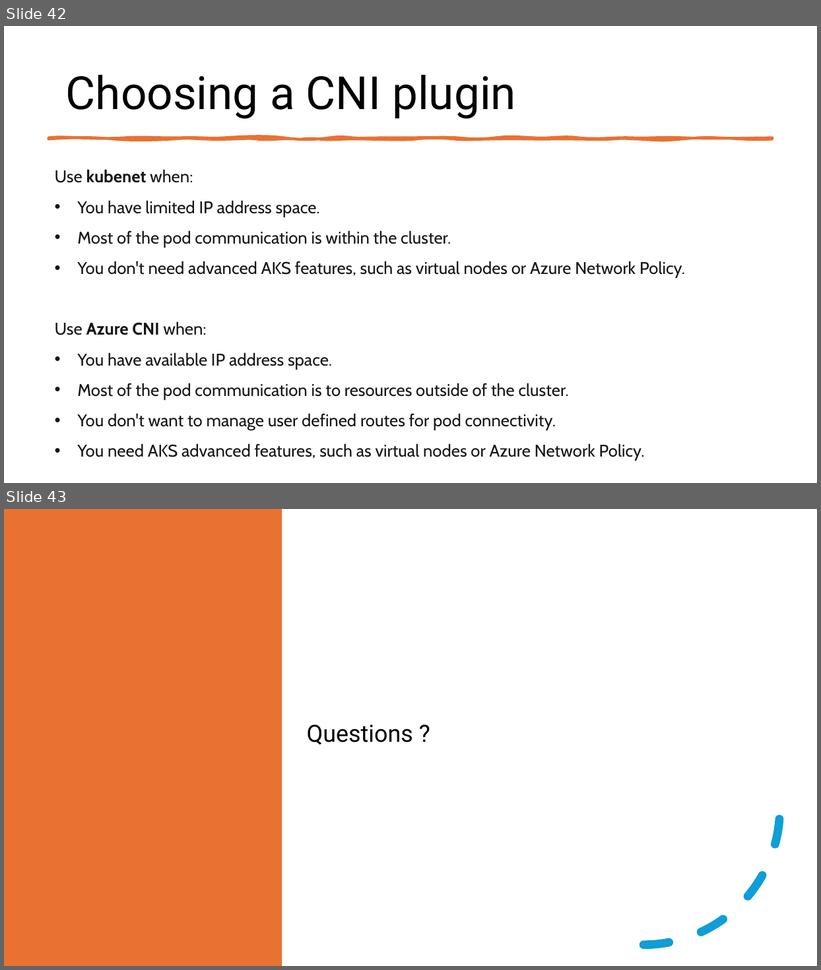
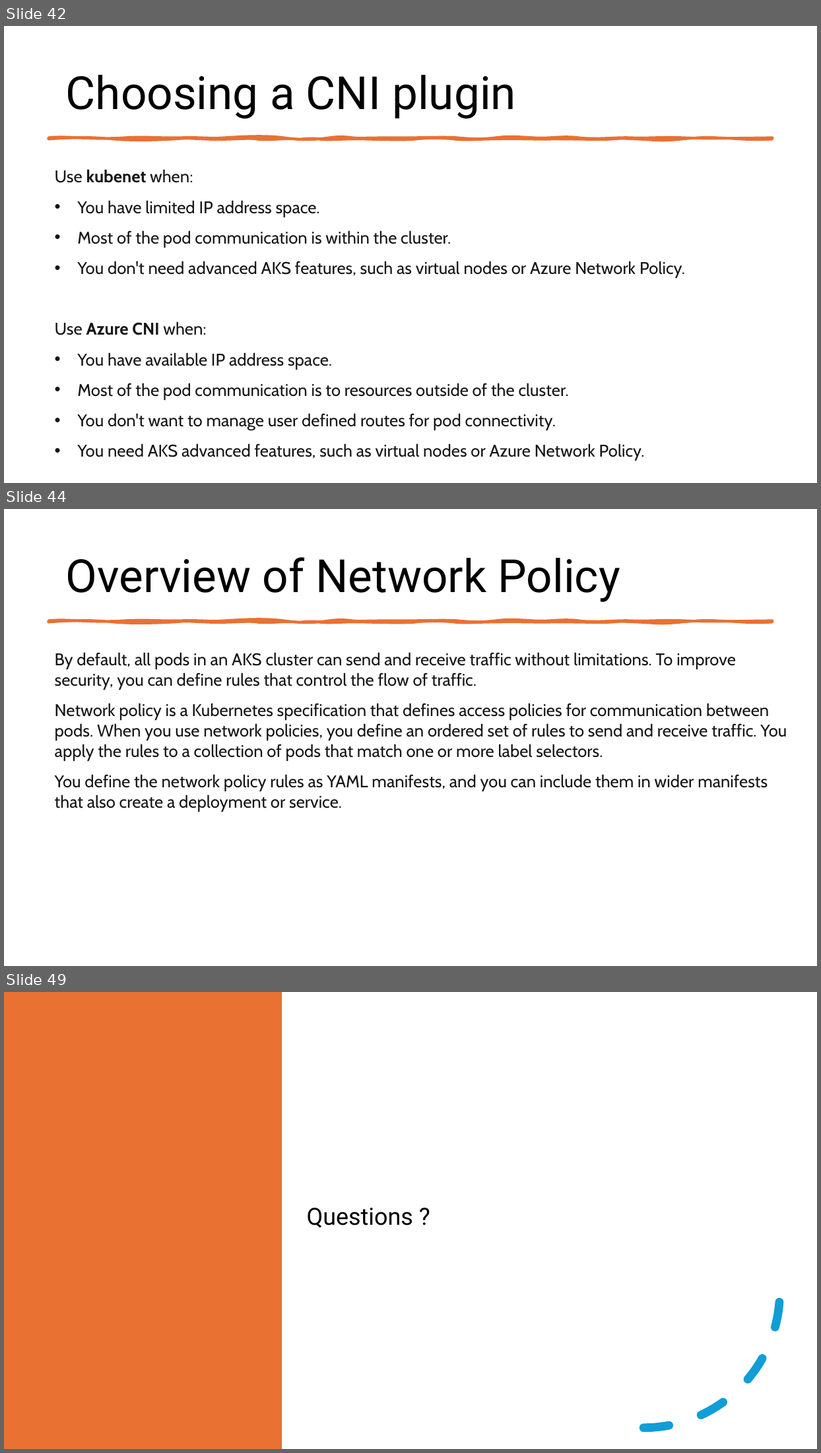
Before and after one commit to fhbilgen/AKSWorkshop, a slide deck: AKS_04_Networking.pptx. Shown one above the other, each under a label of ours: slides 42 and 43 before the commit, slides 42, 44 and 49 after it; the slides between them are not shown. The pictures are 821x970 and 821x1453 pixels, drawn with LibreOffice and Linux fonts; fonts in the diff are those of the drawing. Boxes give left, top, right and bottom in pixels: in the first picture for what was removed or moved away, otherwise in the second. Text is boxed around its words. In the diff, an @@ line names an element or a change of style, - is before the commit and + after.

```diff
--- a/AKS_04_Networking.pptx
+++ b/AKS_04_Networking.pptx
@@ slide 44 added at (4,509,817,966), background #FFFFFF @@
@@ title added at (66,557,620,602), 54 pt, text #000000 @@
+Overview of Network Policy
@@ freeform shape added at (48,621,773,622), fill #E97132, outline #E97132 3.25 pt @@
@@ text added at (55,652,787,812), 20 pt, text #161616 @@
+By default, all pods in an AKS cluster can send and receive traffic without limitations. To improve security, you can define rules that control the flow of traffic.
+Network policy is a Kubernetes specification that defines access policies for communication between pods. When you use network policies, you define an ordered set of rules to send and receive traffic. You apply the rules to a collection of pods that match one or more label selectors.
+You define the network policy rules as YAML manifests, and you can include them in wider manifests that also create a deployment or service.
@@ what was slide 43 is now slide 49 @@
```
Also in this commit, not shown: 5 other slides added, 20 other files.
